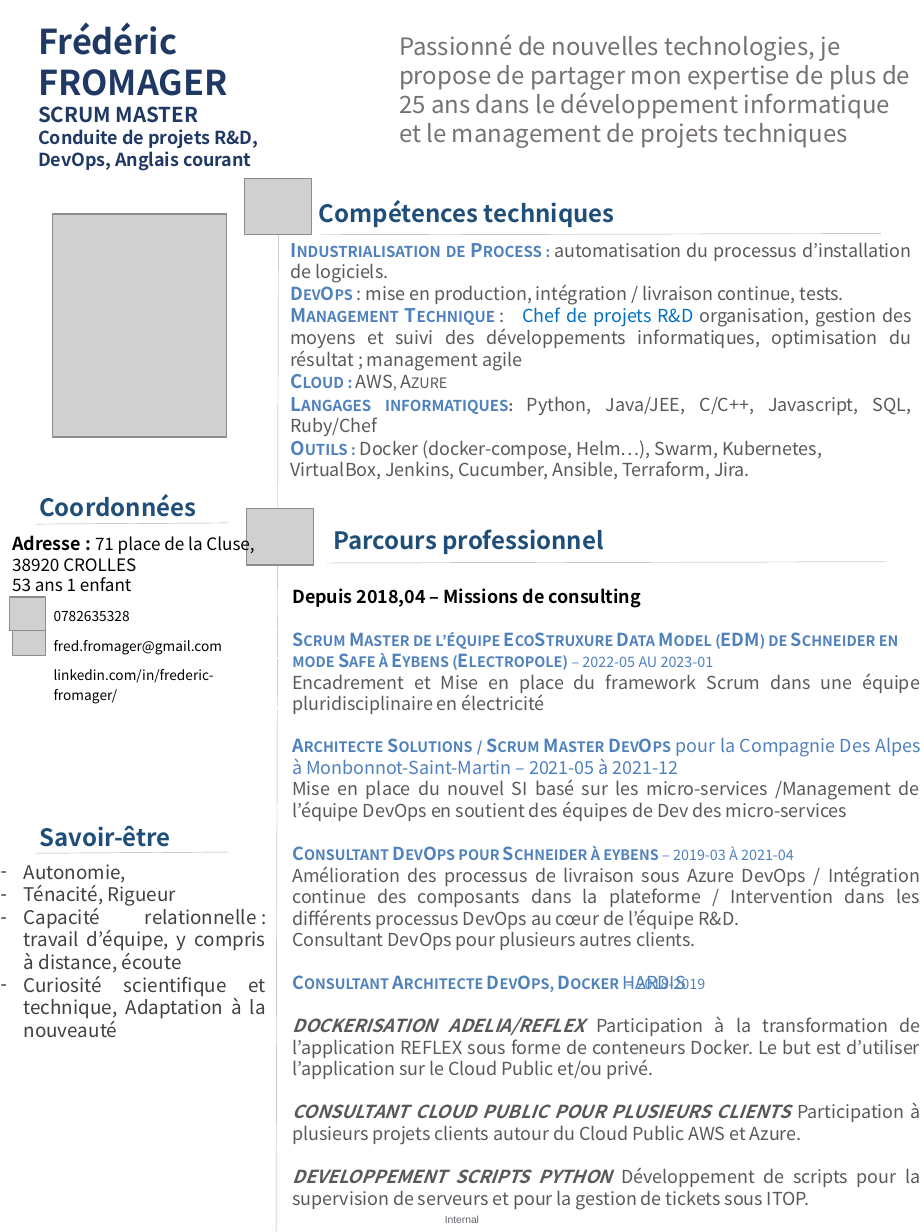
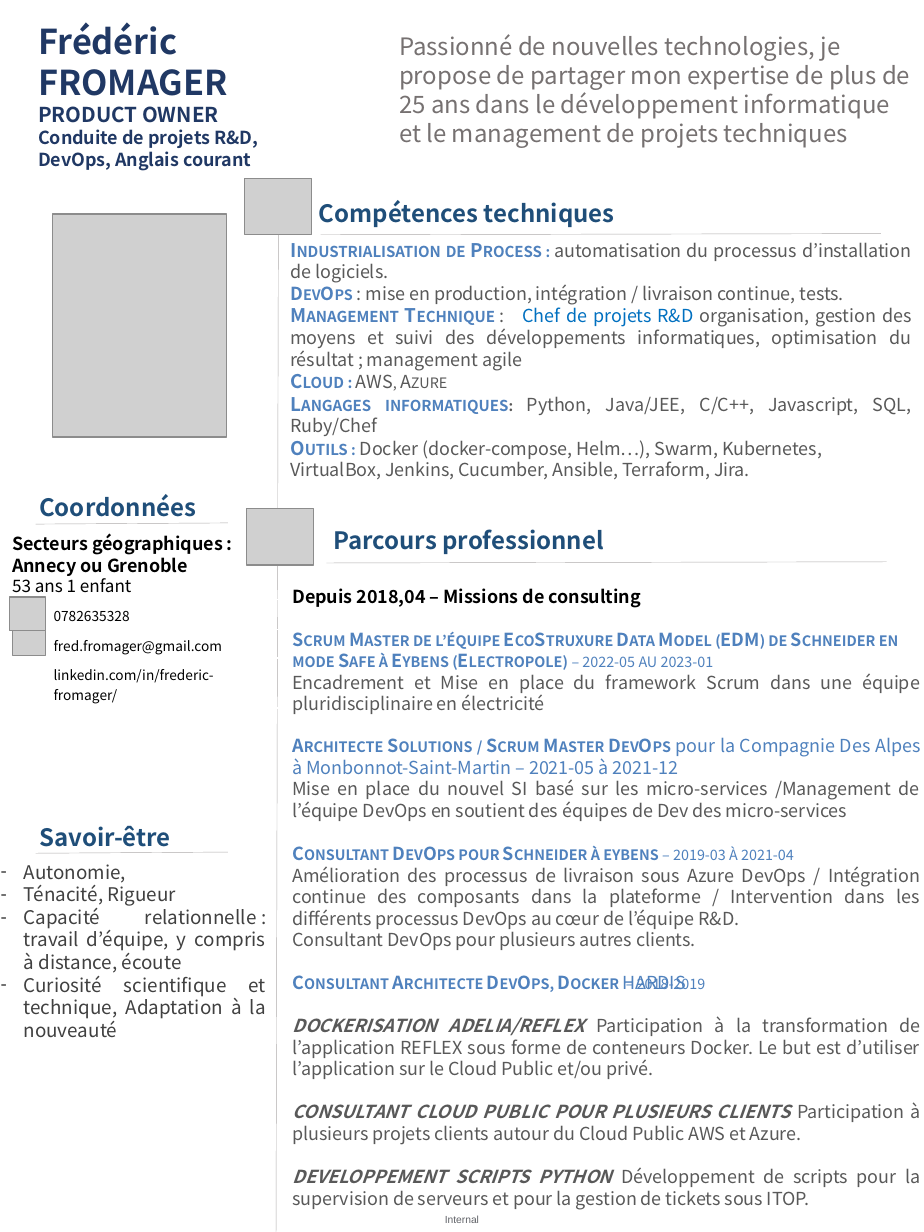
Before and after one commit to Solifred38/cv, a slide deck: slide 1 of CV_FFROMAGER.pptx. Drawn at 924x1232 pixels with LibreOffice and Linux fonts; fonts in the diff are those of the drawing; grey boxes stand for pictures; background and template pictures are left out. Boxes give left, top, right and bottom in pixels: in the first picture for what was removed or moved away, otherwise in the second. Text is boxed around its words. In the diff, an @@ line names an element or a change of style, - is before the commit and + after.

Commit message:
Modification pour poste de Product Owner

```diff
--- a/CV_FFROMAGER.pptx
+++ b/CV_FFROMAGER.pptx
@@ text at bbox=[38, 106, 219, 123]: text changed @@
-SCRUM MASTER
+PRODUCT OWNER
@@ text at bbox=[12, 533, 223, 576]: text changed; size 10 to 10.5 pt; bold on @@
-Adresse : 71 place de la Cluse, 38920 CROLLES
+Secteurs géographiques : Annecy ou Grenoble
```
Also in this commit, not shown: 1 other file.
